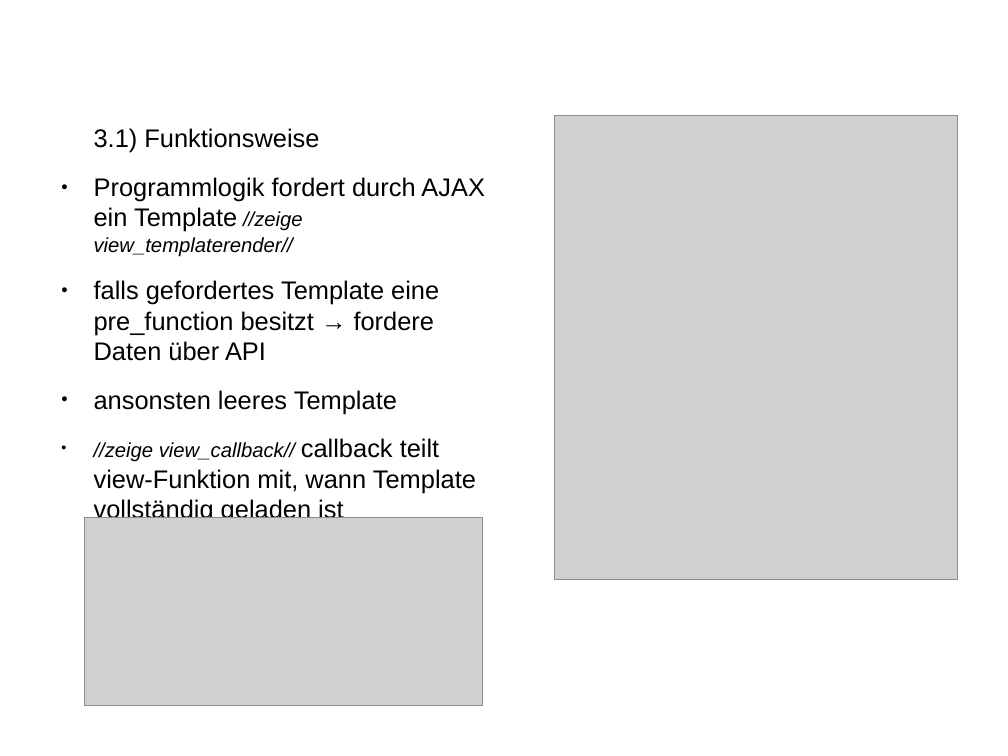
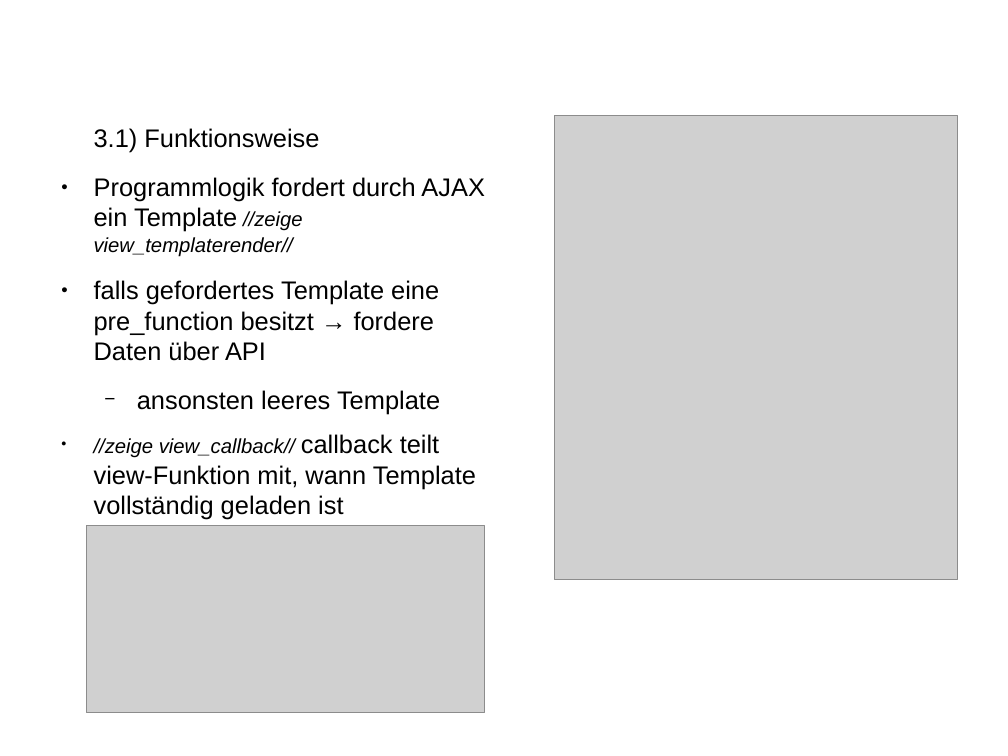
Before and after one commit to jomehr/wba1-2016-backslash, a slide deck: slide 3 of T08-HTML/presentation/T08-Präsi_raw.odp. Drawn at 1008x756 pixels with LibreOffice and Linux fonts; fonts in the diff are those of the drawing; grey boxes stand for pictures. Boxes give left, top, right and bottom in pixels: in the first picture for what was removed or moved away, otherwise in the second. Text is boxed around its words. In the diff, an @@ line names an element or a change of style, - is before the commit and + after.

```diff
--- a/T08-HTML/presentation/T08-Präsi_raw.odp
+++ b/T08-HTML/presentation/T08-Präsi_raw.odp
@@ text at box(137, 390, 440, 414): bullet ● to −; list level 1 to 2 in "ansonsten leeres Template" @@
@@ picture: place and size @@
-picture at box(84, 518, 482, 705)
+picture at box(86, 525, 484, 713)
```
Also in this commit, not shown: 4 other slides changed, 1 other file.
